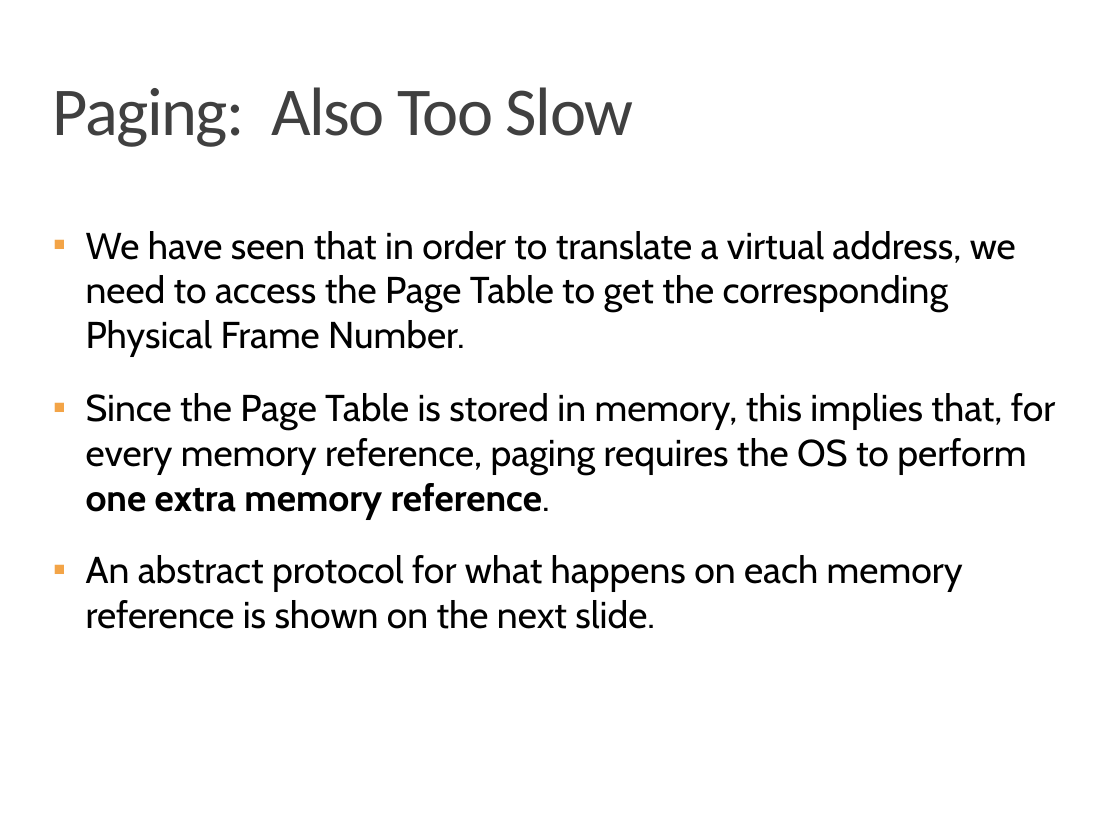
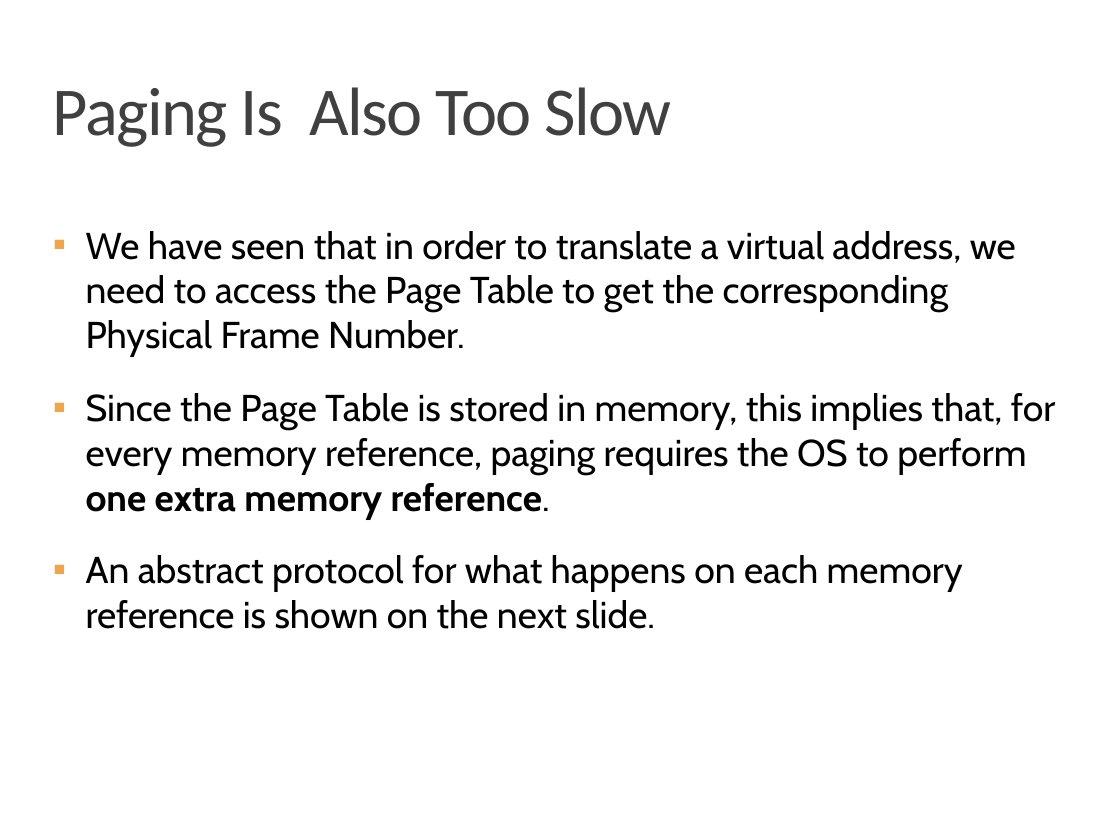
Before and after one commit to CattoAJ/MC504-2018s2, a slide deck: slide 21 of notebooks/nb180903/MC504-2018s2-T11(v1)-Paging.pptx. Drawn at 1120x840 pixels with LibreOffice and Linux fonts; fonts in the diff are those of the drawing. Boxes give left, top, right and bottom in pixels: in the first picture for what was removed or moved away, otherwise in the second. Text is boxed around its words. In the diff, an @@ line names an element or a change of style, - is before the commit and + after.

```diff
--- a/notebooks/nb180903/MC504-2018s2-T11(v1)-Paging.pptx
+++ b/notebooks/nb180903/MC504-2018s2-T11(v1)-Paging.pptx
@@ title at bbox=[53, 87, 671, 147]: text changed @@
-Paging: Also Too Slow
+Paging Is Also Too Slow
```
Also in this commit, not shown: 9 other slides changed, 16 other files.
